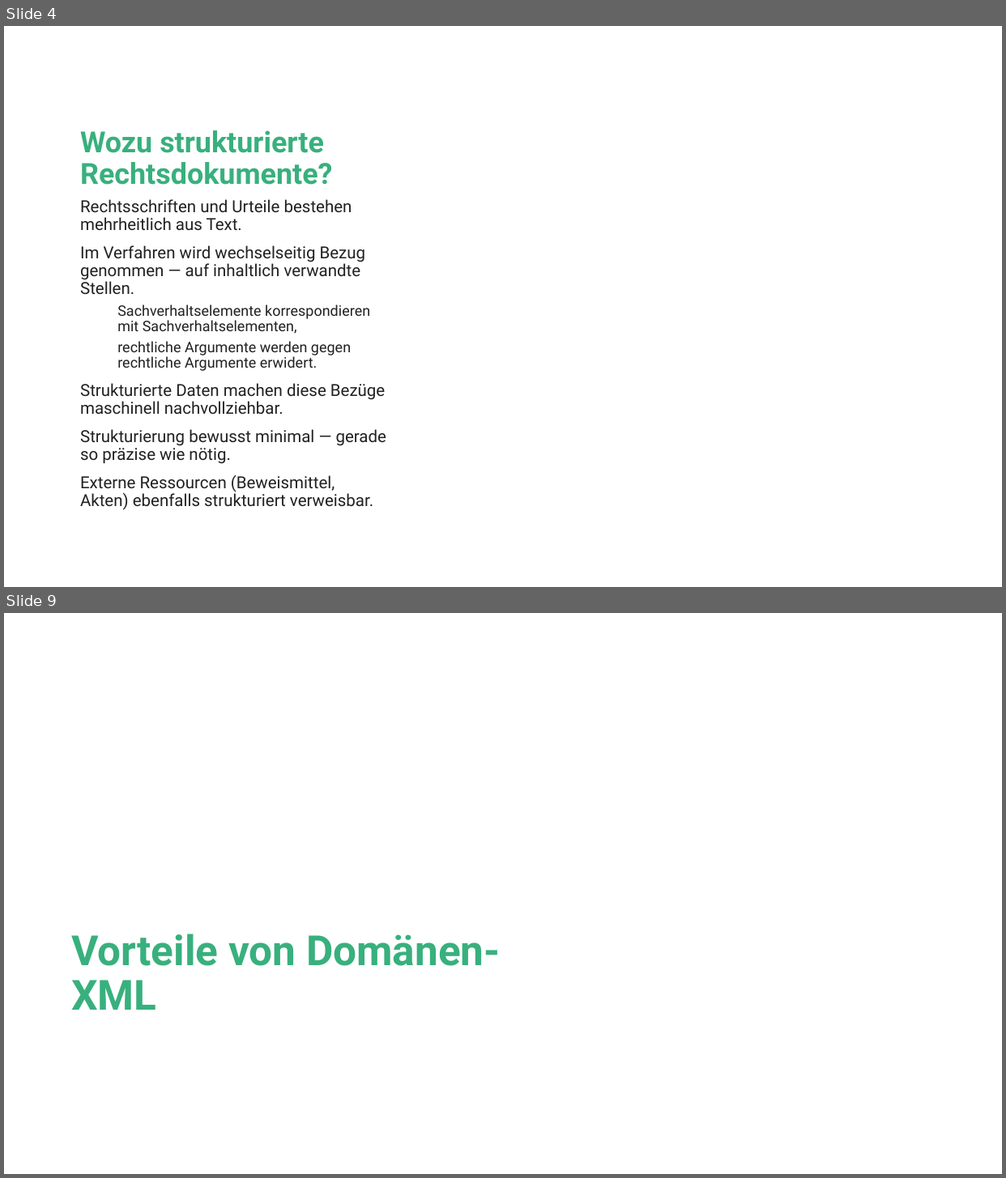
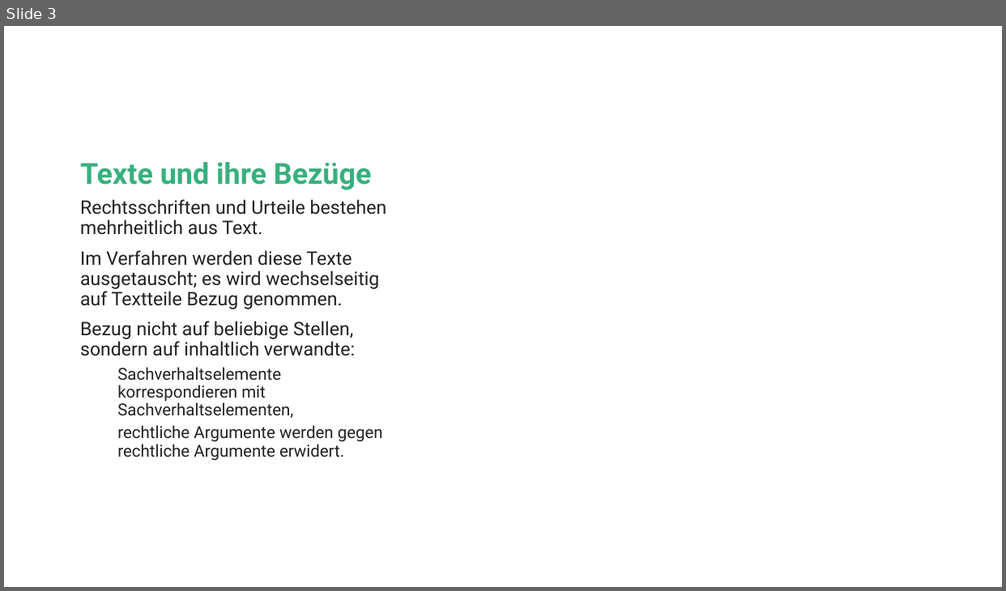
Before and after one commit to jan-nicklaus/LegalXML, a slide deck: Beispiele/sebastian/xml-vorteile.pptx. Shown one above the other, each under a label of ours: slides 4 and 9 before the commit, slide 3 after it; the slides between them are not shown. The pictures are 1006x1178 and 1006x591 pixels, drawn with LibreOffice and Linux fonts; fonts in the diff are those of the drawing; background and template pictures are left out. Boxes give left, top, right and bottom in pixels: in the first picture for what was removed or moved away, otherwise in the second. Text is boxed around its words. In the diff, an @@ line names an element or a change of style, - is before the commit and + after.

```diff
--- a/Beispiele/sebastian/xml-vorteile.pptx
+++ b/Beispiele/sebastian/xml-vorteile.pptx
@@ slide 9 removed at (x1=4, y1=613, x2=1002, y2=1174), background picture (left out) @@
@@ title removed at (x1=71, y1=934, x2=500, y2=1010) @@
-Vorteile von Domänen-XML
@@ what was slide 4 is now slide 3 @@
@@ slide 3 changed as well @@
@@ title at (x1=80, y1=162, x2=372, y2=190): text changed @@
-Wozu strukturierte Rechtsdokumente?
+Texte und ihre Bezüge
@@ text at (x1=80, y1=199, x2=387, y2=461): size 16 to 18 pt in "Rechtsschriften und Urteile bestehen mehrheitlich aus Text."; size 14 to 16 pt in "Sachverhaltselemente korrespondieren mit Sachverhaltselement ...", "rechtliche Argumente werden gegen rechtliche Argumente erwid ..." @@
@@ text at (x1=80, y1=250, x2=379, y2=356): text changed; size 16 to 18 pt @@
-Im Verfahren wird wechselseitig Bezug genommen — auf inhaltlich verwandte Stellen.
+Im Verfahren werden diese Texte ausgetauscht; es wird wechselseitig auf Textteile Bezug genommen.
+Bezug nicht auf beliebige Stellen, sondern auf inhaltlich verwandte:
@@ text at (x1=80, y1=383, x2=386, y2=510): paragraphs removed @@
-Strukturierte Daten machen diese Bezüge maschinell nachvollziehbar.
-Strukturierung bewusst minimal — gerade so präzise wie nötig.
-Externe Ressourcen (Beweismittel, Akten) ebenfalls strukturiert verweisbar.
```
Also in this commit, not shown: 2 other slides changed, 2 slides added, 9 other slides removed, 7 other files.
